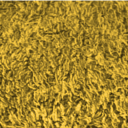
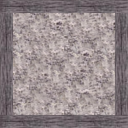
The second 128x128 image is a revision of the first. Changes to its layers:
added layer "Layer #2" above "Layer #1" over [0, 0, 128, 128]
added layer "Layer #1" above "Layer" over [0, 0, 128, 128]
hid "Layer", painted on it over [0, 0, 128, 128]
